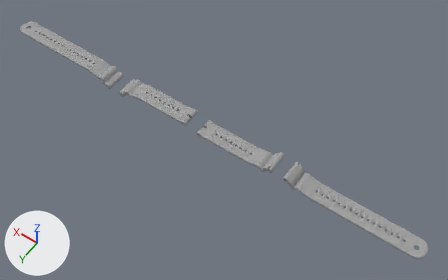
Two versions of the glTF model half spool.glb, one commit apart.
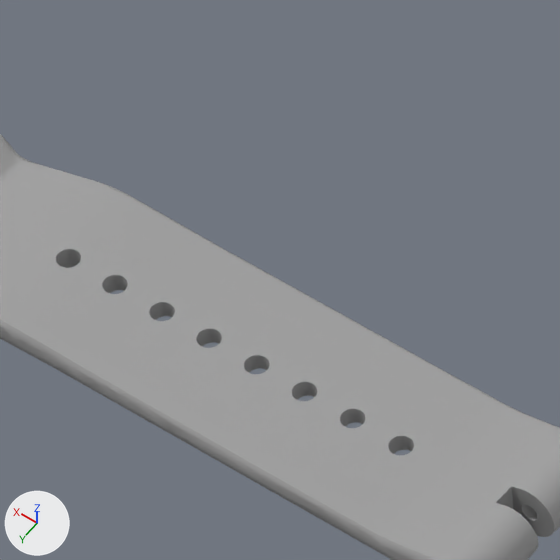
Each version is shown whole from a camera (50 mm lens) standing at (-267.0, 310.0, 485.0) and looking at (-41.0, -5.0, -11.0), then close up on the part from 31% to 43% of the width and 24% to 43% of the height. The lights are fixed; the arrows at lower left show +X, +Y and +Z.

Objects in the first close-up: 'empty_4'.
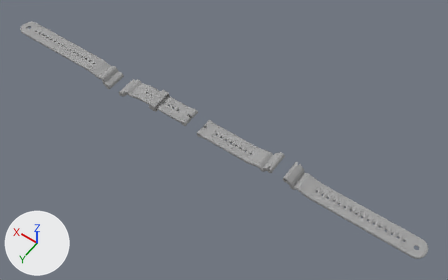
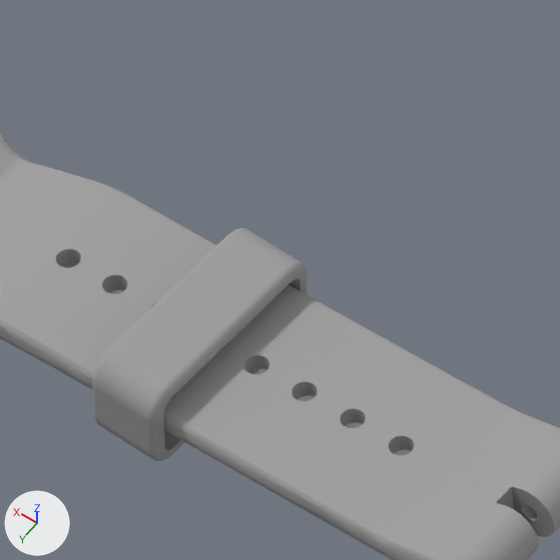
The edits, one by one:
Material 'Material_4' (mat_material_4) is new.
Its base color is (0.352, 0.352, 0.352) (grey #a0a0a0).
Its roughness is 1.0.
Mesh me_mesh_4 is new.
It has 576 vertices, 1152 faces and spans x 33.4..42.2, y -12.4..11.6, z -4.0..7.6.
It uses material mat_material_4 (grey #a0a0a0).
Object 'empty_6' (ob_empty_6) is new; it shows me_mesh_4.
Its location is (0.0, 0.0, 0.0).

Where the change shows, as pixel boxes [x1, y1, x2, y2] in the close-ups (560 x 560 px):
'empty_6', added
    after: [93, 228, 307, 461]
